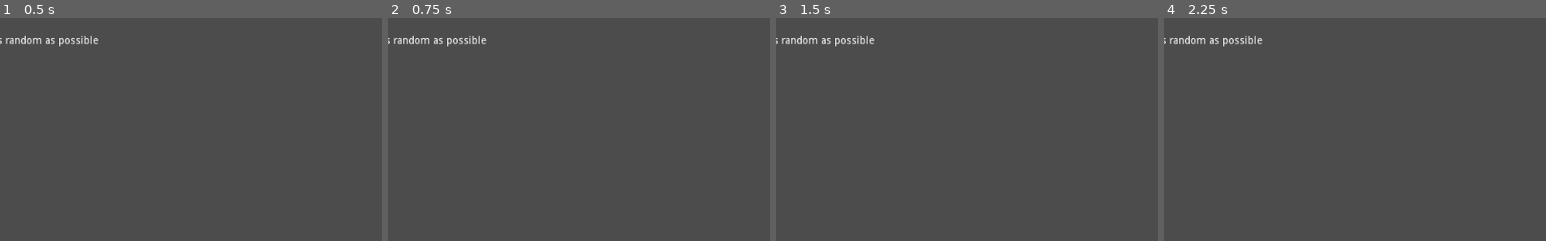
Above: before the commit, frames 1-4 (left to right).
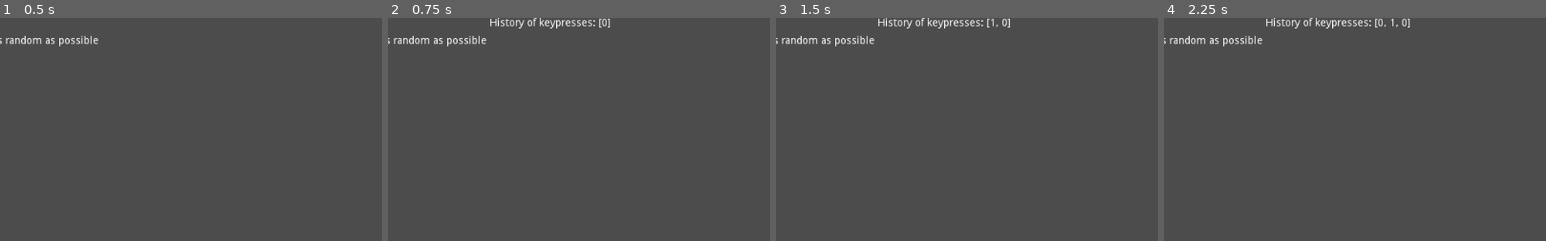
Above: after the commit, the same moments.

Repository: Winsalot/HumanRandomnessTest
Game: Godot game, scene res://Main.tscn
Two runs of this game, one before a commit and one after it. Both use one fixed random seed, a clock stepped at 60 frames per second and the inputs below.
Inputs:
- Up to frame 1 (0.5 s): no input
- Up to frame 2 (0.75 s): click "A" at 0.5 s
- Up to frame 3 (1.5 s): click "B" at 1.25 s
- Up to frame 4 (2.25 s): click "A" at 2 s
The pictures show only the part of the screen within x 29-79%, y 0-50%; the shares and areas given below are measured in that part.

Frame 1 is identical in both runs. In frame 2, 0.6% of the frame differs, in the area x 26-59%, y 0-5%; in frame 3, 0.6%; in frame 4, 0.7%, in the area x 26-65%, y 0-5%.
Error before the commit: Parse Error: Too few arguments for "update_history()" call. Expected at least 1. (res://Main.gd:21)

Commit message:
uses arbitrary n-gram

Diff:
--- a/Main.gd
+++ b/Main.gd
@@ -1,11 +1,12 @@
 extends Control
 
+export var Ngram_max = 5
 
 onready var button_history = []
 var next_press
 var rng = RandomNumberGenerator.new()
 
-var ngram_history = {}
+var ngram_freq = {}
 
 # [correct, total]
 var accuracy = [0,0]
@@ -16,21 +17,54 @@
 	next_press = rng.randi_range(0,1)
 	pass # Replace with function body.
 
+func get_curr_ngram(n):
+	var last = button_history.slice(0,n-1)
+	last.invert()
+	return last
+
 # function called after every key choice.
 func register_choice(value):
-	update_history()
+	update_acc(value)
+	update_history(value)
+	update_frequencies()
+	next_press = predict_next()
 
 
 func update_history(keypress):
 	button_history.push_front(keypress)
 	$HBoxContainer/VBoxContainer2/ButtonHistory.text = "History of keypresses: " + \
 	String(button_history)
-	update_frequencies()
-	next_press_likelihood()
-	update_acc(keypress)
+
+func update_frequencies():
+	for n in range(2, min(Ngram_max,button_history.size())+1):
+		var last = get_curr_ngram(n)
+		ngram_freq[last] = ngram_freq.get(last,0) + 1
+
+# find the frequencies of next keypresses for specific ngram length.
+# here n is ngram length for lookup
+func next_freq(n):
+	var last = get_curr_ngram(n-1)
+	return [ngram_freq.get(last + [0], 0), ngram_freq.get(last+[1], 0)]
+
+func prediction(freq):
+	if freq[0] > freq[1]:
+		return 0
+	if freq[0] < freq[1]:
+		return 1
+	return rng.randi_range(0,1)
+
+func predict_next():
+	for n in range(min(Ngram_max,button_history.size()), 1, -1):
+		var freq = next_freq(n)
+		if freq == [0, 0]:
+			# No data. Try smaller n-gram
+			continue
+		return prediction(freq)
+	# return was not reached. predict randomly:
+	return rng.randi_range(0,1)
 
 # Update ngram frequencies in Ngrams file
-func update_frequencies():
+func update_frequencies0():
 	if button_history.size()<5:
 		return
 	var last_5 = button_history.slice(0,4)
@@ -67,12 +101,12 @@
 	print(accuracy)
 
 func _on_Button_A_pressed():
-	print("Button A pressed")
-	update_history(0)
+#	print("Button A pressed")
+	register_choice(0)
 	pass # Replace with function body.
 
 
 func _on_Button_B_pressed():
-	print("Button B pressed")
-	update_history(1)
+#	print("Button B pressed")
+	register_choice(1)
 	pass # Replace with function body.
Not shown, changed: README
